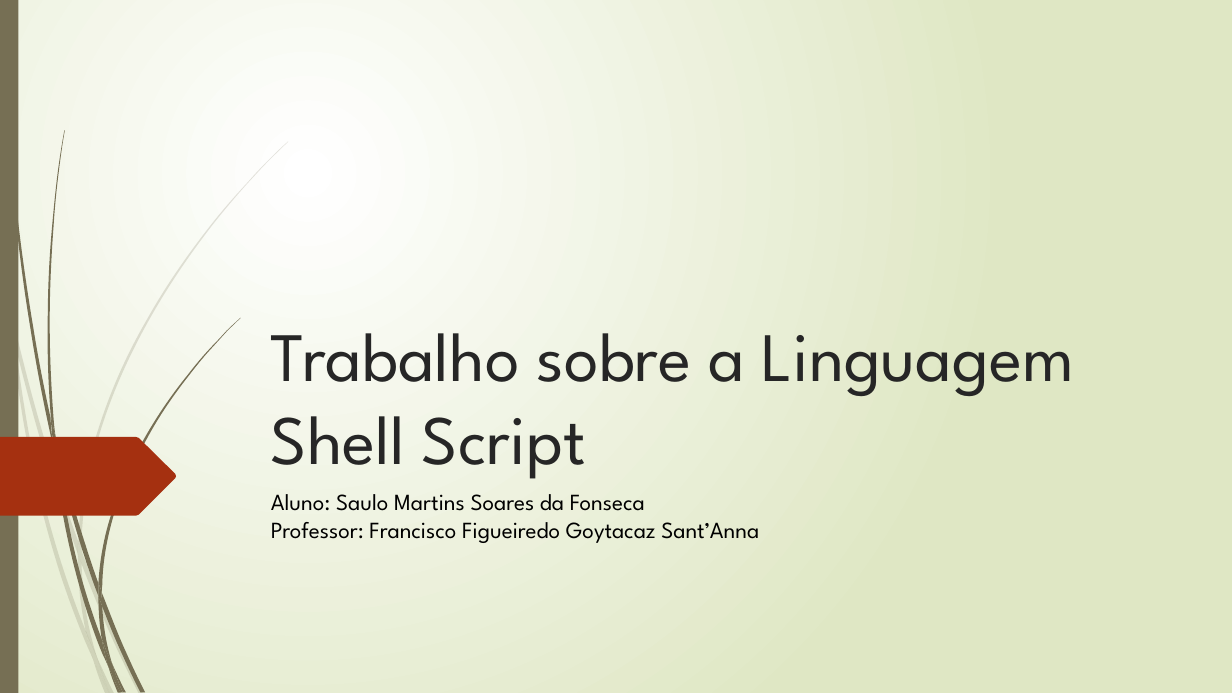
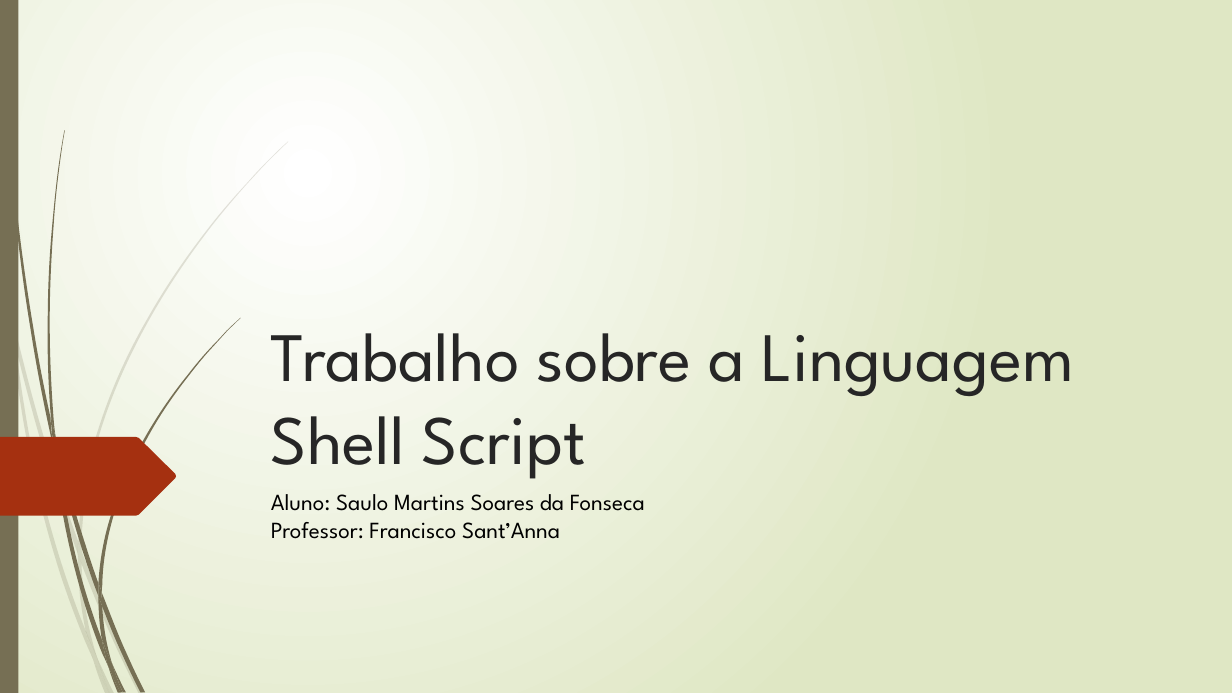
Before and after one commit to martins9/EDL, a slide deck: slide 1 of Tarefa-02/Apresentacao_EDL.pptx. Drawn at 1232x693 pixels with LibreOffice and Linux fonts; fonts in the diff are those of the drawing. Boxes give left, top, right and bottom in pixels: in the first picture for what was removed or moved away, otherwise in the second. Text is boxed around its words. In the diff, an @@ line names an element or a change of style, - is before the commit and + after.

```diff
--- a/Tarefa-02/Apresentacao_EDL.pptx
+++ b/Tarefa-02/Apresentacao_EDL.pptx
@@ subtitle at (271, 494, 645, 539): text changed @@
-Aluno: Saulo Martins Soares da Fonseca
-Professor: Francisco Figueiredo Goytacaz Sant’Anna
+Aluno: Saulo Martins Soares da Fonseca
+Professor: Francisco Sant’Anna
```
Also in this commit, not shown: 1 other file.
